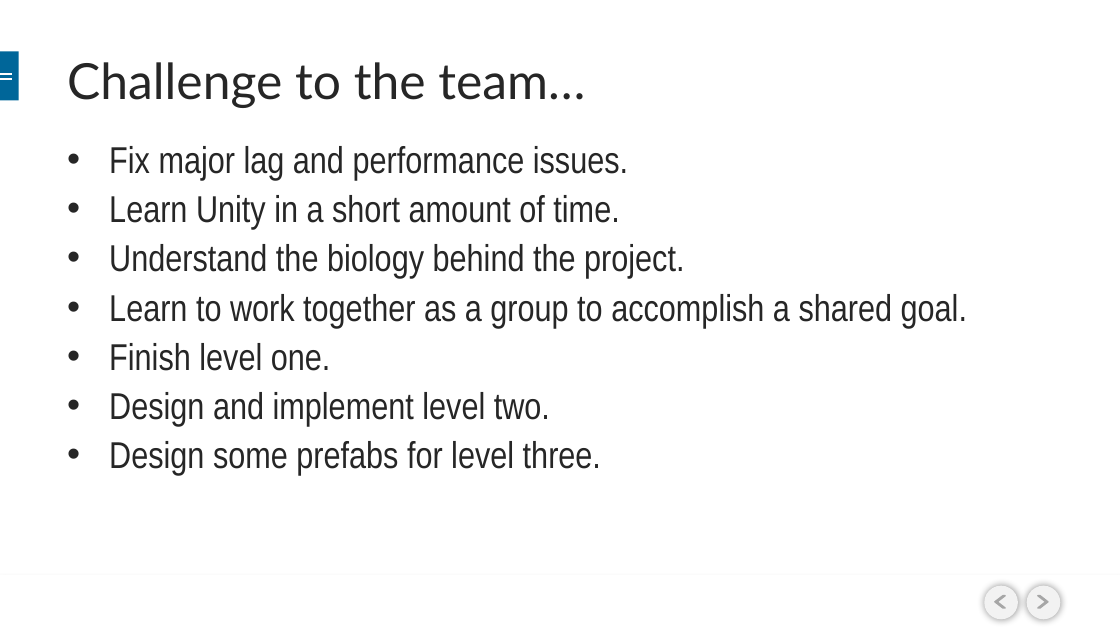
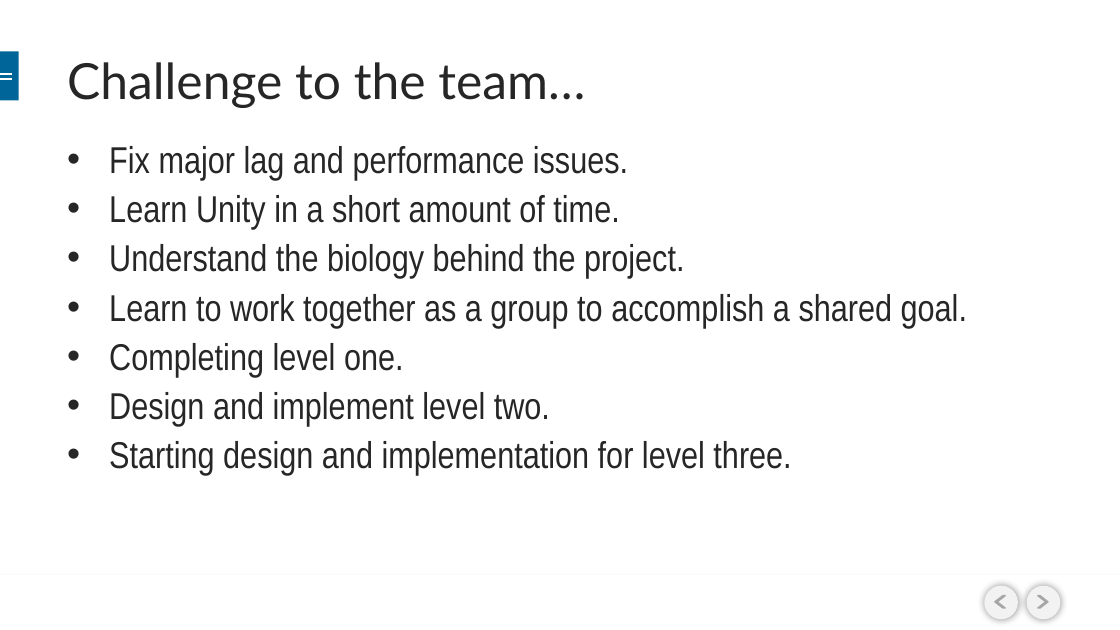
Before and after one commit to BioRubeBotProject/biorubebot-production, a slide deck: slide 3 of Documents/BIORUBEBOT- CS452 Spring 17.pptx. Drawn at 1120x630 pixels with LibreOffice and Linux fonts; fonts in the diff are those of the drawing; background and template pictures are left out. Boxes give left, top, right and bottom in pixels: in the first picture for what was removed or moved away, otherwise in the second. Text is boxed around its words. In the diff, an @@ line names an element or a change of style, - is before the commit and + after.

```diff
--- a/Documents/BIORUBEBOT- CS452 Spring 17.pptx
+++ b/Documents/BIORUBEBOT- CS452 Spring 17.pptx
@@ text at (109,343,404,377): text changed @@
-• Finish level one.
+• Completing level one.
@@ text at (109,441,791,476): text changed @@
-• Design some prefabs for level three.
+• Starting design and implementation for level three.
```
Also in this commit, not shown: 8 other slides changed, 1 slide added.
